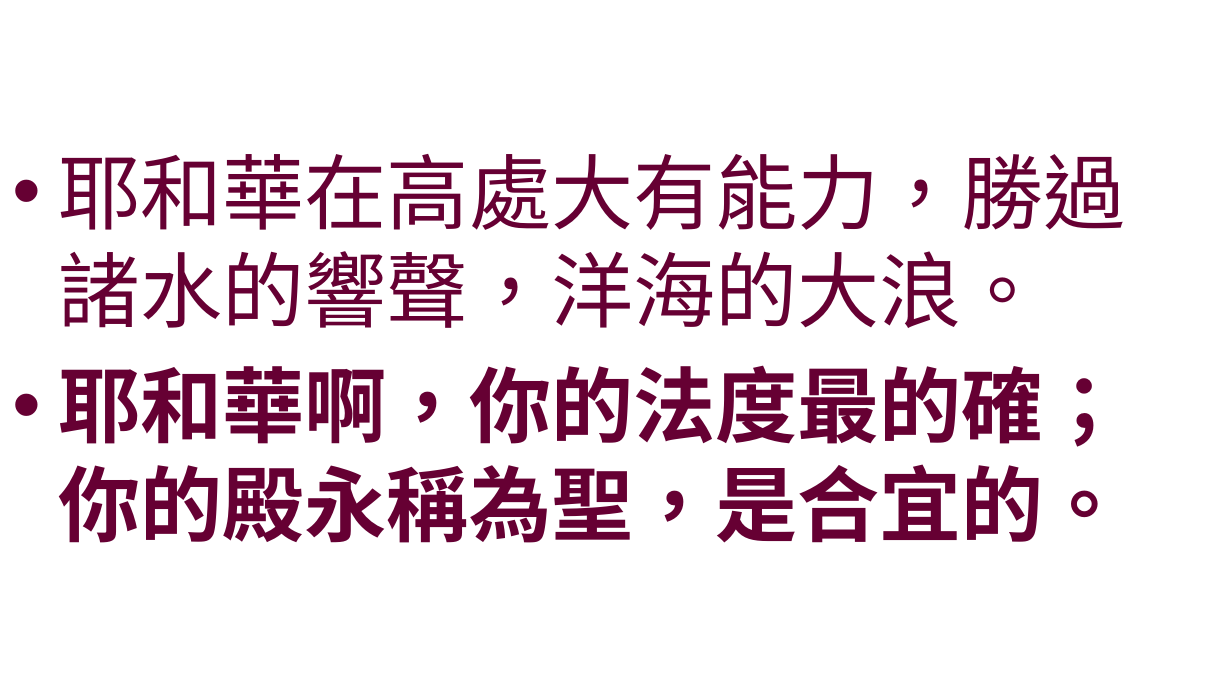
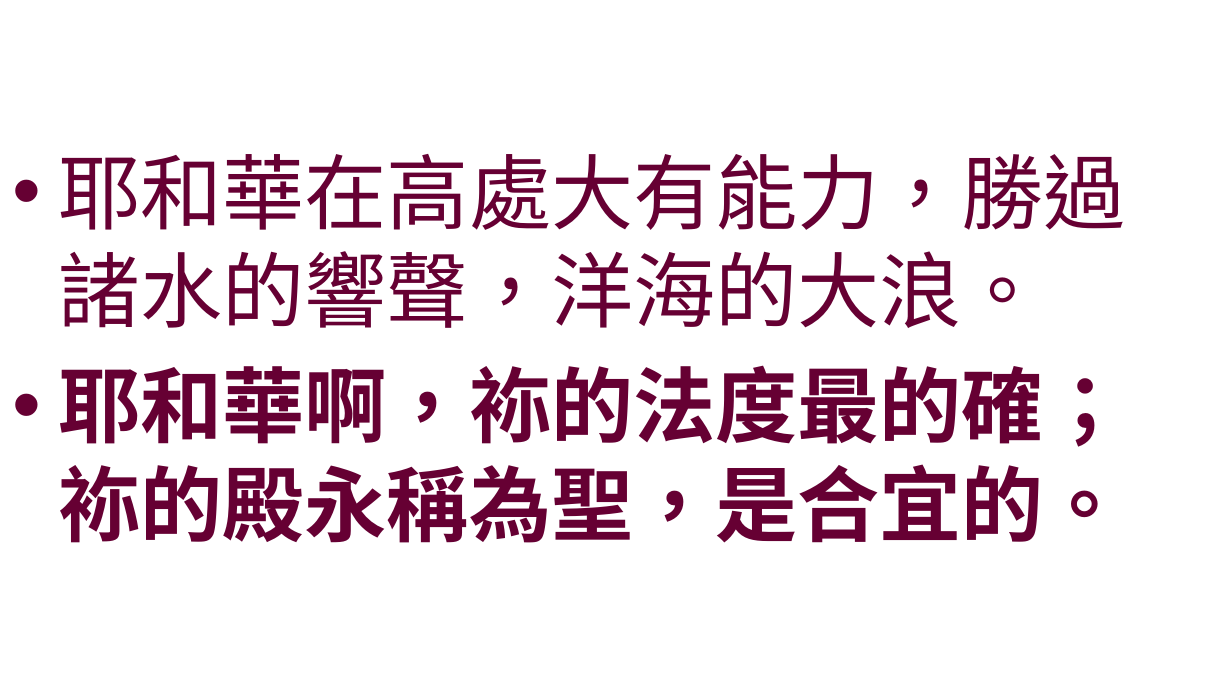
Before and after one commit to batisuoc/worship-resources, a slide deck: slide 3 of 3神的威權.pptx. Drawn at 1232x693 pixels with LibreOffice and Linux fonts; fonts in the diff are those of the drawing; background and template pictures are left out. Boxes give left, top, right and bottom in pixels: in the first picture for what was removed or moved away, otherwise in the second. Text is boxed around its words. In the diff, an @@ line names an element or a change of style, - is before the commit and + after.

```diff
--- a/3神的威權.pptx
+++ b/3神的威權.pptx
@@ text at <box>58,365,1126,543</box>: text changed @@
-• 耶和華啊，你的法度最的確；你的殿永稱為聖，是合宜的。
+• 耶和華啊，袮的法度最的確；袮的殿永稱為聖，是合宜的。
```
Also in this commit, not shown: 5 other slides changed, 1 other file.
